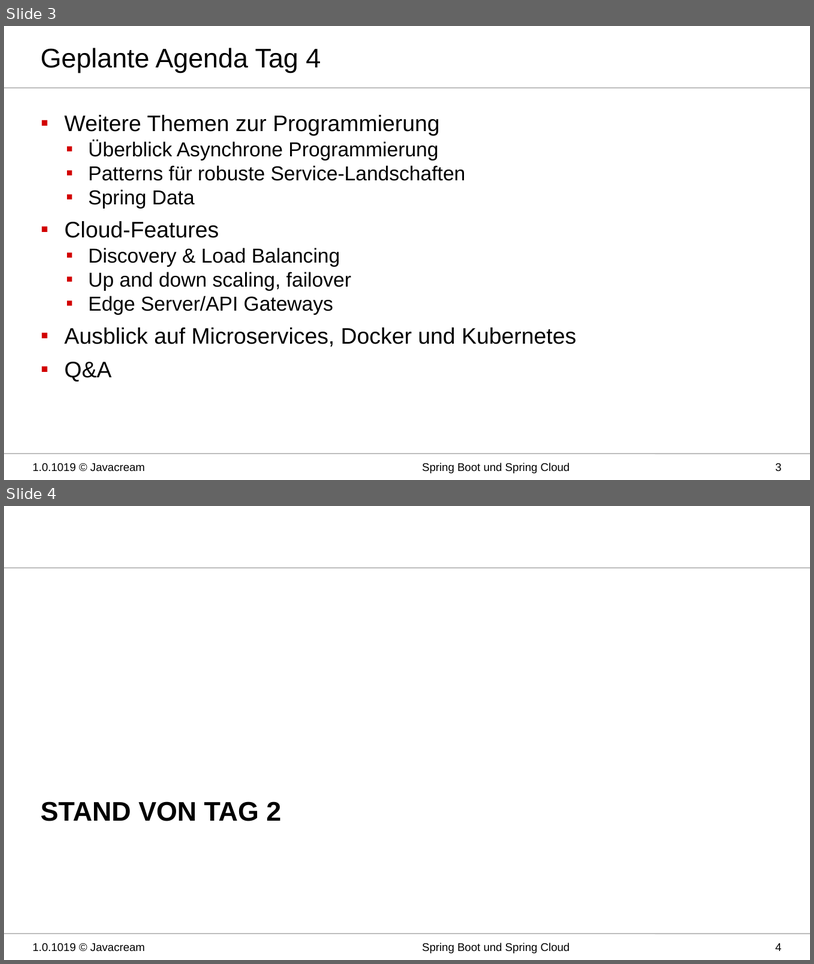
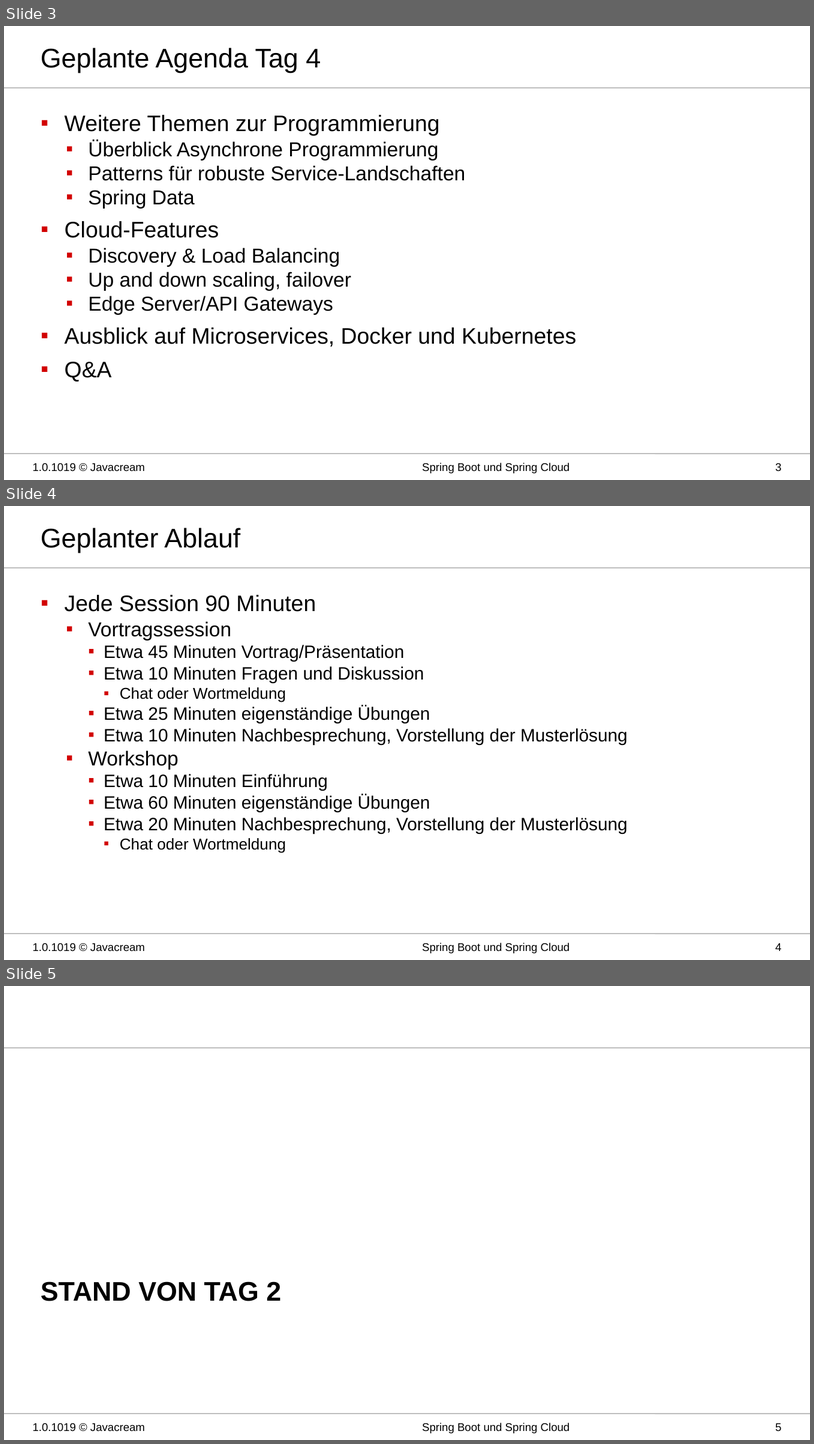
Before and after one commit to Integrata-Cegos/Techem_16.3.2020, a slide deck: Techem Spring Cloud.pptx. Shown one above the other, each under a label of ours: slides 3 and 4 before the commit, slides 3, 4 and 5 after it. The pictures are 814x964 and 814x1444 pixels, drawn with LibreOffice and Linux fonts; fonts in the diff are those of the drawing; background and template pictures are left out. Boxes give left, top, right and bottom in pixels: in the first picture for what was removed or moved away, otherwise in the second. Text is boxed around its words. In the diff, an @@ line names an element or a change of style, - is before the commit and + after.

Commit message:
add webinar description

```diff
--- a/Techem Spring Cloud.pptx
+++ b/Techem Spring Cloud.pptx
@@ slide 4 added at [4,506,810,960], background #FFFFFF; not listed: 2 template elements that a slide beside it also shows @@
@@ title added at [41,528,240,553], 24 pt, text #000000 @@
+Geplanter Ablauf
@@ text added at [65,595,628,853], 16 pt, text #000000 @@
+▪ Jede Session 90 Minuten
+  ▪ Vortragssession
+    ▪ Etwa 45 Minuten Vortrag/Präsentation
+    ▪ Etwa 10 Minuten Fragen und Diskussion
+      ▪ Chat oder Wortmeldung
+    ▪ Etwa 25 Minuten eigenständige Übungen
+    ▪ Etwa 10 Minuten Nachbesprechung, Vorstellung der Musterlösung
+  ▪ Workshop
+    ▪ Etwa 10 Minuten Einführung
+    ▪ Etwa 60 Minuten eigenständige Übungen
+    ▪ Etwa 20 Minuten Nachbesprechung, Vorstellung der Musterlösung
+      ▪ Chat oder Wortmeldung
@@ text added at [33,943,145,951], 10 pt, text #000000 @@
+1.0.1019 © Javacream
@@ text added at [422,942,570,953], 10 pt, text #000000 @@
+Spring Boot und Spring Cloud
@@ page number added at [776,943,782,951], 10 pt, text #000000 @@
+4
@@ what was slide 4 is now slide 5 @@
@@ page number at [776,1423,782,1431]: text changed @@
-4
+5
```
